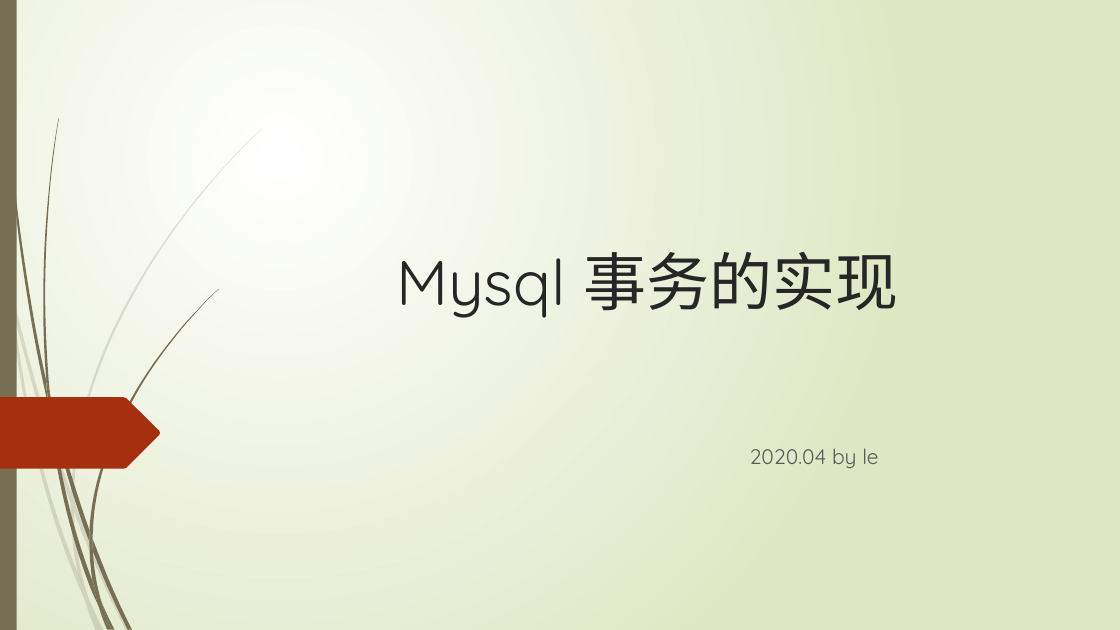
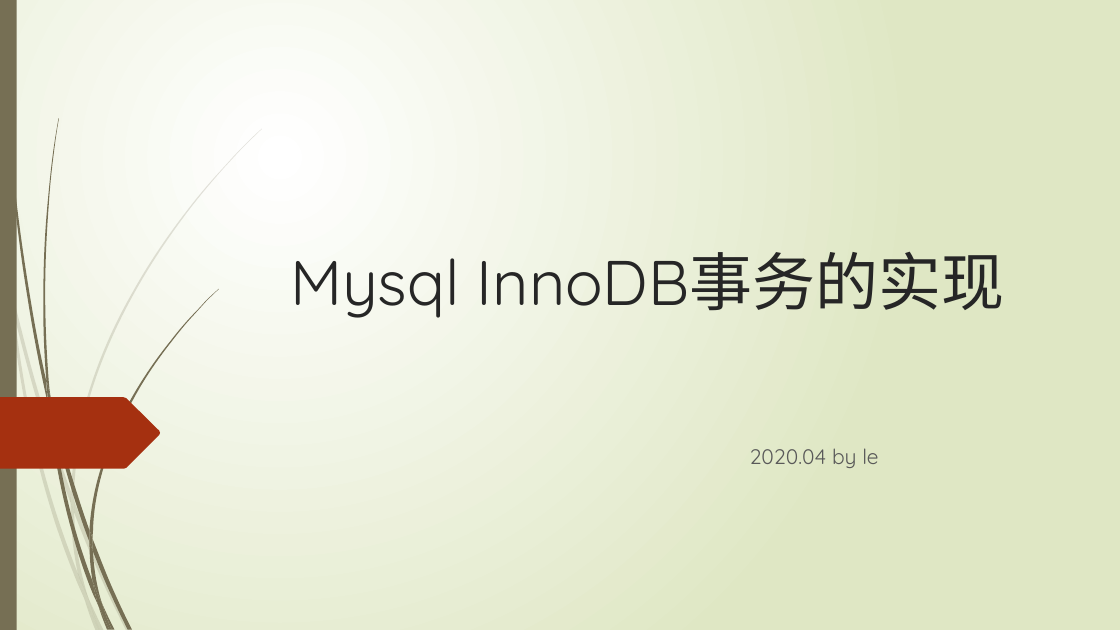
Before and after one commit to TopSpoofer/learning, a slide deck: slide 1 of mysql/mysql的事务实现.pptx. Drawn at 1120x630 pixels with LibreOffice and Linux fonts; fonts in the diff are those of the drawing. Boxes give left, top, right and bottom in pixels: in the first picture for what was removed or moved away, otherwise in the second. Text is boxed around its words. In the diff, an @@ line names an element or a change of style, - is before the commit and + after.

Commit message:
完善mysql 事务ppt

```diff
--- a/mysql/mysql的事务实现.pptx
+++ b/mysql/mysql的事务实现.pptx
@@ title at [290, 251, 1004, 318]: text changed @@
-Mysql 事务的实现
+Mysql InnoDB事务的实现
```
Also in this commit, not shown: 5 other slides changed, 1 slide added, 1 slide removed.
